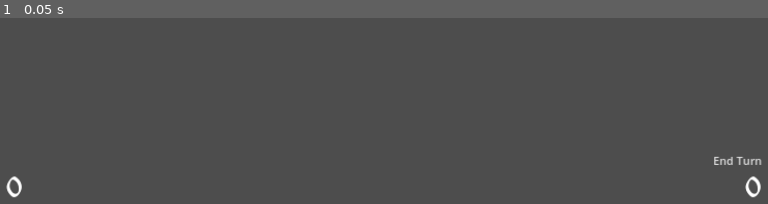
Above: before the commit, frame 1.
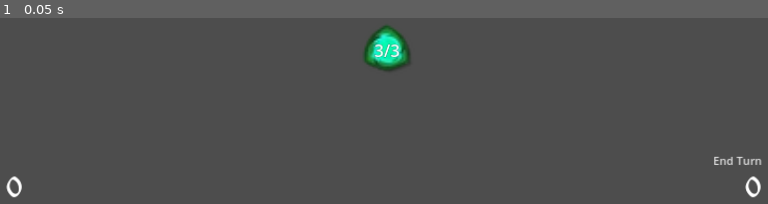
Above: after the commit, the same moment.

Repository: TheItsyBitsySpider/Game-Jam-2024
Game: Godot game, scene res://scenes/battle.tscn
Two runs of this game, one before a commit and one after it. Both use one fixed random seed, a clock stepped at 60 frames per second and the inputs below. This scene is started directly instead of the project's main scene.
Inputs:
- Up to frame 1 (0.05 s): no input

The runs differ from the first frame. In frame 1, 1.1% of the frame differs, in the area x 47-54%, y 3-29%.
Error in both runs: Invalid call. Nonexistent function 'ping' in base 'Nil'. (res://scripts/battle.gd:49)

Commit message:
feat: Updated Energy UI & Debuff Intent

Diff:
--- a/cardgame/scenes/battle.tscn
+++ b/cardgame/scenes/battle.tscn
@@ -1,7 +1,9 @@
-[gd_scene load_steps=14 format=3 uid="uid://diiw15ga6j62h"]
+[gd_scene load_steps=18 format=3 uid="uid://diiw15ga6j62h"]
 
 [ext_resource type="Script" path="res://scripts/battle.gd" id="1_uet7q"]
 [ext_resource type="FontFile" uid="uid://broarwskjcx74" path="res://resources/fonts/default.ttf" id="2_vb2bd"]
+[ext_resource type="Texture2D" uid="uid://bxsvu7has2pjn" path="res://resources/gui/energy.png" id="3_qo3ip"]
+[ext_resource type="Script" path="res://scripts/explanation_box.gd" id="4_itdyp"]
 
 [sub_resource type="StyleBoxEmpty" id="StyleBoxEmpty_le6ds"]
 
@@ -24,6 +26,12 @@
 [sub_resource type="StyleBoxEmpty" id="StyleBoxEmpty_6tlhu"]
 
 [sub_resource type="StyleBoxEmpty" id="StyleBoxEmpty_bph6o"]
+
+[sub_resource type="Gradient" id="Gradient_bgp1v"]
+
+[sub_resource type="GradientTexture1D" id="GradientTexture1D_8ief2"]
+gradient = SubResource("Gradient_bgp1v")
+width = 1
 
 [node name="Battle" type="Node2D"]
 script = ExtResource("1_uet7q")
@@ -53,20 +61,6 @@
 theme_override_constants/outline_size = 1
 theme_override_fonts/normal_font = ExtResource("2_vb2bd")
 theme_override_font_sizes/normal_font_size = 36
-bbcode_enabled = true
-fit_content = true
-scroll_active = false
-autowrap_mode = 0
-
-[node name="Energy" type="RichTextLabel" parent="CanvasLayer/MarginContainer"]
-unique_name_in_owner = true
-clip_contents = false
-layout_mode = 2
-mouse_filter = 2
-theme_override_colors/default_color = Color(1, 1, 1, 1)
-theme_override_colors/font_outline_color = Color(0, 0, 0, 1)
-theme_override_constants/outline_size = 1
-theme_override_font_sizes/normal_font_size = 24
 bbcode_enabled = true
 fit_content = true
 scroll_active = false
@@ -111,4 +105,65 @@
 scroll_active = false
 autowrap_mode = 0
 
+[node name="TextureRect" type="TextureRect" parent="CanvasLayer"]
+offset_left = 540.0
+offset_top = 366.0
+offset_right = 580.0
+offset_bottom = 406.0
+scale = Vector2(2, 2)
+texture = ExtResource("3_qo3ip")
+
+[node name="Energy" type="RichTextLabel" parent="CanvasLayer/TextureRect"]
+unique_name_in_owner = true
+clip_contents = false
+layout_mode = 2
+offset_left = 11.0
+offset_top = 13.0
+offset_right = 53.0
+offset_bottom = 50.0
+scale = Vector2(0.5, 0.5)
+mouse_filter = 2
+theme_override_colors/default_color = Color(1, 1, 1, 1)
+theme_override_colors/font_outline_color = Color(0, 0, 0, 1)
+theme_override_constants/outline_size = 1
+theme_override_font_sizes/normal_font_size = 24
+bbcode_enabled = true
+text = "3/3"
+fit_content = true
+scroll_active = false
+autowrap_mode = 0
+
+[node name="ExplanationBox" type="Control" parent="CanvasLayer/TextureRect"]
+visible = false
+anchors_preset = 0
+offset_left = 19.5
+offset_top = 3.0
+offset_right = 59.5
+offset_bottom = 43.0
+scale = Vector2(0.5, 0.5)
+mouse_filter = 2
+script = ExtResource("4_itdyp")
+
+[node name="TextureRect" type="TextureRect" parent="CanvasLayer/TextureRect/ExplanationBox"]
+modulate = Color(1, 1, 1, 0.392157)
+layout_mode = 0
+offset_left = 40.0
+offset_right = 264.0
+offset_bottom = 72.0
+mouse_filter = 2
+texture = SubResource("GradientTexture1D_8ief2")
+
+[node name="RichTextLabel" type="RichTextLabel" parent="CanvasLayer/TextureRect/ExplanationBox"]
+layout_mode = 0
+offset_left = 46.0
+offset_top = 4.0
+offset_right = 275.0
+offset_bottom = 72.0
+mouse_filter = 2
+theme_override_fonts/normal_font = ExtResource("2_vb2bd")
+text = "Cards cost energy to play. This shows your current energy / max energy."
+scroll_active = false
+
 [connection signal="pressed" from="CanvasLayer/MarginContainer/VBoxContainer/EndTurn" to="." method="_on_end_turn_button_pressed"]
+[connection signal="mouse_entered" from="CanvasLayer/TextureRect" to="CanvasLayer/TextureRect/ExplanationBox" method="_on_texture_rect_mouse_entered"]
+[connection signal="mouse_exited" from="CanvasLayer/TextureRect" to="CanvasLayer/TextureRect/ExplanationBox" method="_on_texture_rect_mouse_exited"]
--- a/cardgame/scenes/characters/enemy.tscn
+++ b/cardgame/scenes/characters/enemy.tscn
@@ -16,17 +16,17 @@
 [node name="Character" parent="." instance=ExtResource("2_p1bbq")]
 
 [node name="UpcomingTurnSprite" type="Sprite2D" parent="."]
-position = Vector2(0, -112)
+position = Vector2(-0.5, -186)
 
 [node name="RichTextLabel" type="RichTextLabel" parent="."]
 clip_contents = false
 anchors_preset = 15
 anchor_right = 1.0
 anchor_bottom = 1.0
-offset_left = -33.5
-offset_top = -100.0
-offset_right = -6.5
-offset_bottom = -66.0
+offset_left = -34.0
+offset_top = -174.0
+offset_right = -7.0
+offset_bottom = -140.0
 grow_horizontal = 2
 grow_vertical = 2
 theme_override_colors/default_color = Color(1, 1, 1, 1)
--- a/cardgame/scenes/status_effect.tscn
+++ b/cardgame/scenes/status_effect.tscn
@@ -17,6 +17,7 @@
 script = ExtResource("1_kf45c")
 
 [node name="TextureRect" type="TextureRect" parent="."]
+layout_mode = 0
 offset_left = -27.0
 offset_right = 82.0
 offset_bottom = 109.0
@@ -24,6 +25,7 @@
 texture = ExtResource("2_fdp6k")
 
 [node name="RichTextLabel" type="RichTextLabel" parent="."]
+layout_mode = 0
 offset_left = 4.0
 offset_top = 29.0
 offset_right = 44.0
--- a/cardgame/scripts/battle.gd
+++ b/cardgame/scripts/battle.gd
@@ -79,7 +79,7 @@
 	discard_label.text = str(len(discard))
 
 func update_energy_label(current: int, total: int):
-	energy_label.text = ' '.join(["Energy:", current, "/", total])
+	energy_label.text = ''.join(["", current, "/", total])
 
 func pop_deck() -> BaseCard:
 	if not deck:
--- a/cardgame/scripts/characters/enemy.gd
+++ b/cardgame/scripts/characters/enemy.gd
@@ -8,6 +8,7 @@
 const ATTACK_INTENT_TEXTURE: Resource = preload(INTENT_DIR_PATH + "attack.png")
 const DEFEND_INTENT_TEXTURE: Resource = preload(INTENT_DIR_PATH + "defend.png")
 const BUFF_INTENT_TEXTURE: Resource = preload(INTENT_DIR_PATH + "buff.png")
+const DEBUFF_INTENT_TEXTURE: Resource = preload(INTENT_DIR_PATH + "debuff.png")
 
 @onready var character: Character = $Character
 @onready var intent_sprite: Sprite2D = $UpcomingTurnSprite
@@ -111,6 +112,9 @@
 	elif action.get_method() == "defend":
 		intent_sprite.texture = DEFEND_INTENT_TEXTURE
 		intent_explanation_text.text = "[center]" + "The enemy intends to defend itself."
-	else:
+	elif action.get_method().begins_with("buff"):
 		intent_sprite.texture = BUFF_INTENT_TEXTURE
 		intent_explanation_text.text = "[center]" + "The enemy intends to buff itself."
+	elif action.get_method().begins_with("debuff"):
+		intent_sprite.texture = DEBUFF_INTENT_TEXTURE
+		intent_explanation_text.text = "[center]" + "The enemy intends to inflict a debuff on you."
--- /dev/null
+++ b/cardgame/scripts/explanation_box.gd
@@ -0,0 +1,7 @@
+extends Control
+
+func _on_texture_rect_mouse_entered():
+	visible = true
+
+func _on_texture_rect_mouse_exited():
+	visible = false
Binary file added: cardgame/resources/gui/energy.png
Not shown, added: cardgame/resources/gui/energy.png.import
Binary file added: cardgame/resources/intents/textures/debuff.png
Not shown, added: cardgame/resources/intents/textures/debuff.png.import
